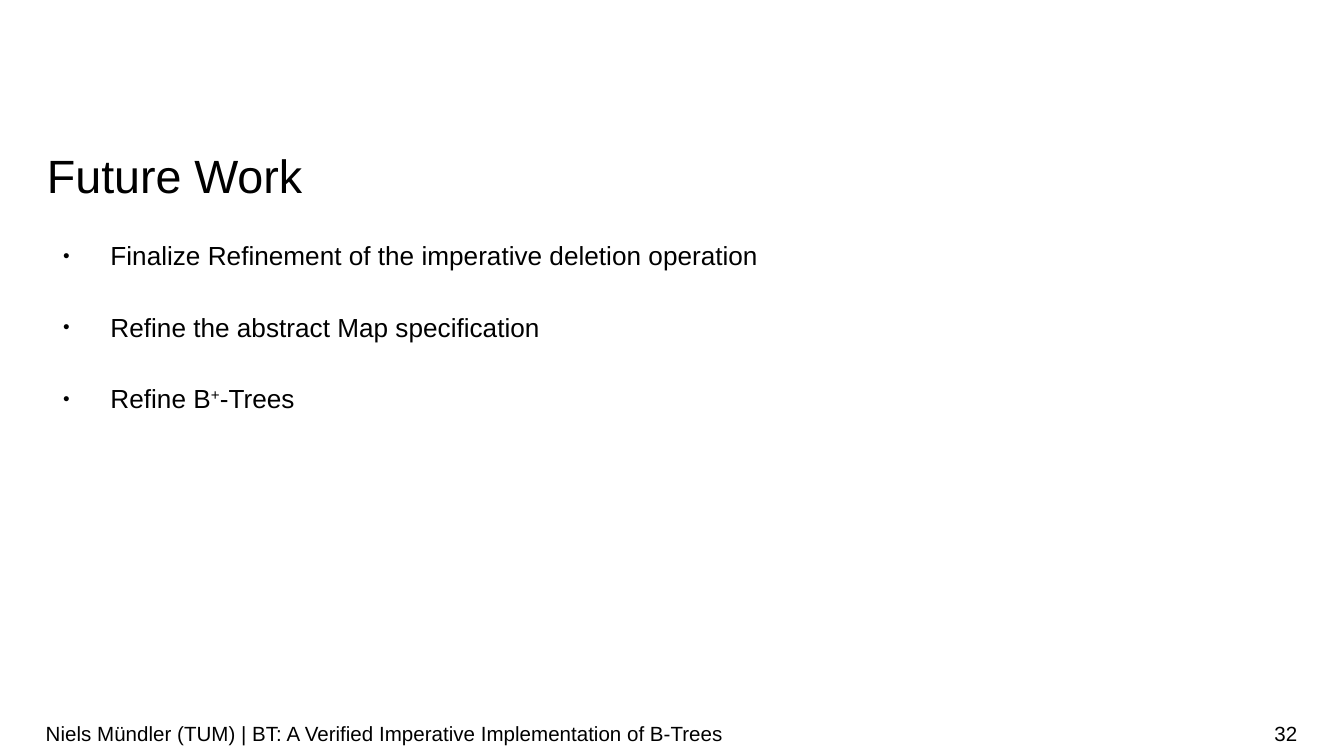
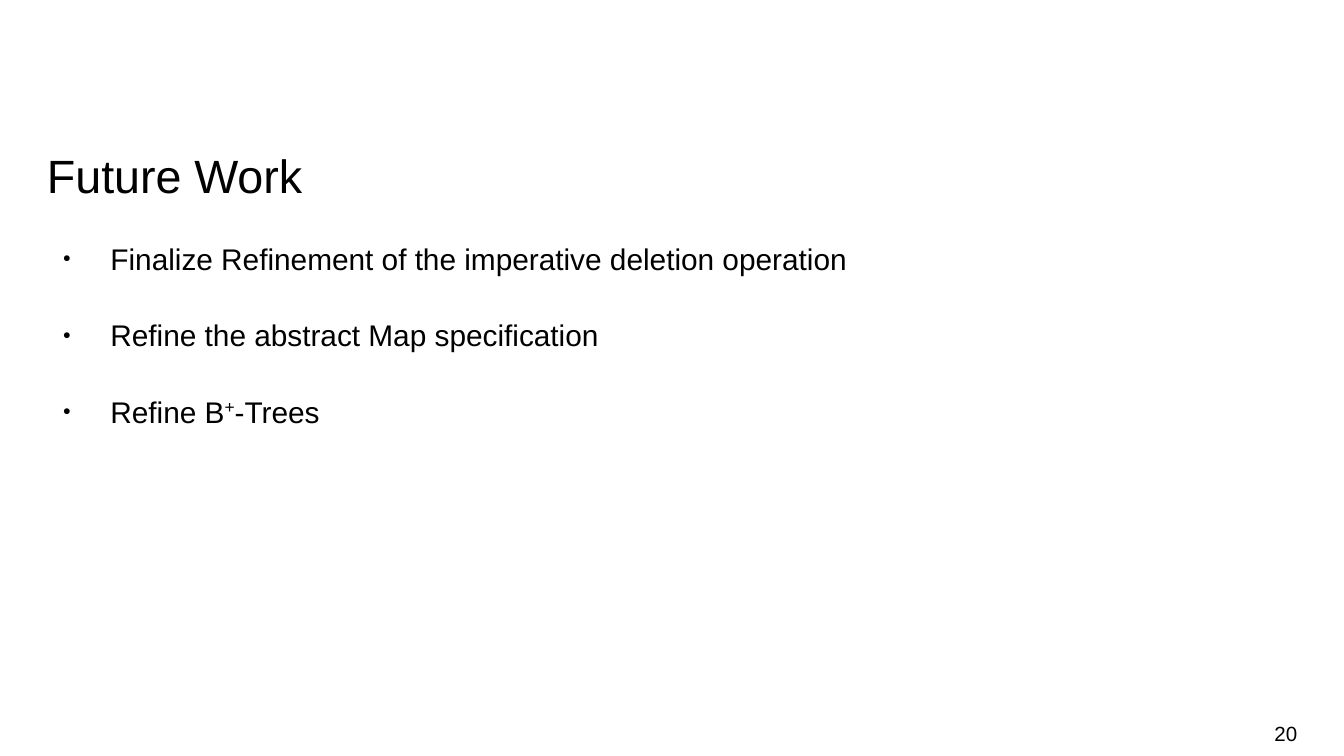
Before and after one commit to nielstron/btrees-thesis, a slide deck: slide 20 of colloqium.odp (slide 32 before the commit). Drawn at 1344x756 pixels with LibreOffice and Linux fonts; fonts in the diff are those of the drawing; background and template pictures are left out. Boxes give left, top, right and bottom in pixels: in the first picture for what was removed or moved away, otherwise in the second. Text is boxed around its words. In the diff, an @@ line names an element or a change of style, - is before the commit and + after.

```diff
--- a/colloqium.odp
+++ b/colloqium.odp
@@ text "Finalize Refinement of the imperative ..." at (110, 248, 846, 424): size 14 to 16 pt @@
@@ text removed at (46, 726, 722, 746) @@
-Niels Mündler (TUM) | BT: A Verified Imperative Implementation of B-Trees
@@ page number at (1274, 726, 1297, 742): text changed @@
-32
+20
```
Also in this commit, not shown: 27 other slides changed, 9 slides removed.
